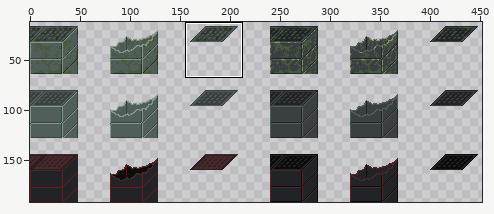
Sprite sheet -- Assets/SpriteEXTowerFlip.png. Above, an overview of the earlier version with the close-up marked.
Close-up. The starting point:
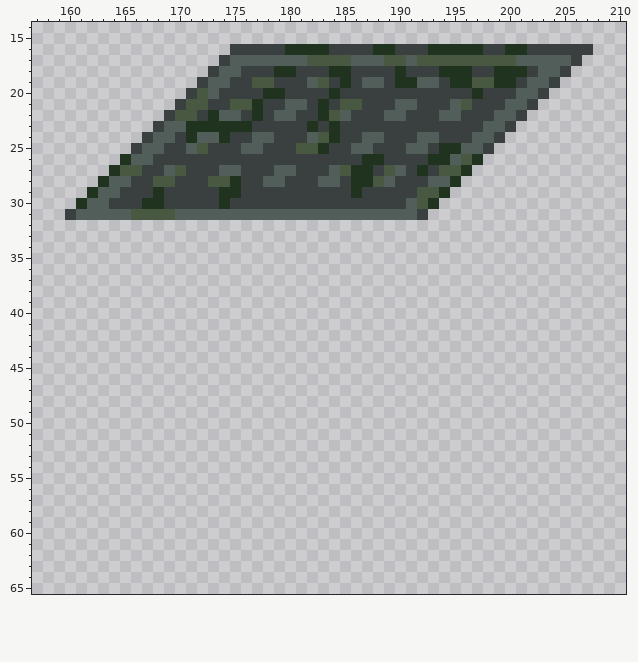
The file is 1792x768 pixels, drawn in blocks of 4x4; one block is one cell here. Colours within 5 levels of each other are drawn and written as one. Shown: x 157..210, y 14..65. The old version is drawn lined up with the new one, on the new canvas. The wide view leaves out empty margins.
Once edited:
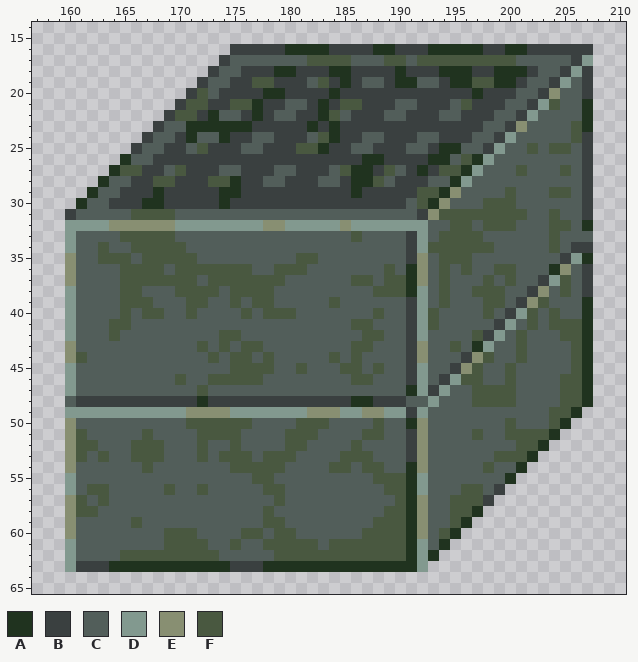
Palette (. is transparent): A #20331f  B #3a4040  C #525e5a  D #82998f  E #888f72  F #495840
What changed:
canvas 448x192 -> 742x192
@@ x 157..210 @@
 16 ..................BBBBBAAAABBBBAABBBAAAAABBAABBBBBB...
-17 .................BCCCCCCCFFFFCCCFFCFFFFFFFFFCCCCCB....
-18 ................BCCBBBAABBBAABBBBABBBAAABBAAABCCB.....
-19 ...............BCCBBFFBBBCFBABCCBAACCBAAFFAABCCB......
-20 ..............BFCBBBBAABBBBABBBBBBBBBBBBABBBCCB.......
-21 .............BFFBBFFABBCCBABFFBBBCCBBBCFBBBCCB........
-22 ............BFFBACCBABCCBBAFCBBBCCBBBCCBBBCCB.........
-23 ...........BCCAAAAAABBBBBABABBBBBBBBBBBBBCCB..........
-24 ..........BCCBACCABBCCBBBCFABBCCBBBCCBBBCCB...........
-25 .........BCCBBCFBBBCCBBBFFABBCCBBBCCBAACCB............
-26 ........ACCBBBBBBBBBBBBBBBBBBBAABBBBAACFA.............
-27 .......AFFBBCFBBBCCBBBCCBBBCFAABFCBABFFA..............
-28 ......ACCBBFFBBBFFABBCCBBBCCBAAFCBBBCCA...............
-29 .....ACCBBBABBBBBAABBBBBBBBBBABBBBBFFA................
-30 ....ACCBBBAABBBBBABBBBBBBBBBBBBBBBCFA.................
-31 ...BCCCCCFFFFCCCCCCCCCCCCCCCCCCCCCCB..................
-32 ......................................................
-33 ......................................................
-34 ......................................................
-35 ......................................................
-36 ......................................................
-37 ......................................................
-38 ......................................................
-39 ......................................................
-40 ......................................................
-41 ......................................................
-42 ......................................................
-43 ......................................................
-44 ......................................................
-45 ......................................................
-46 ......................................................
-47 ......................................................
-48 ......................................................
-49 ......................................................
-50 ......................................................
-51 ......................................................
-52 ......................................................
-53 ......................................................
-54 ......................................................
-55 ......................................................
-56 ......................................................
-57 ......................................................
-58 ......................................................
-59 ......................................................
-60 ......................................................
-61 ......................................................
-62 ......................................................
-63 ......................................................
+17 .................BCCCCCCCFFFFCCCFFCFFFFFFFFFCCCCCBD...
+18 ................BCCBBBAABBBAABBBBABBBAAABBAAABCCBDB...
+19 ...............BCCBBFFBBBCFBABCCBAACCBAAFFAABCCBDCB...
+20 ..............BFCBBBBAABBBBABBBBBBBBBBBBABBBCCBECCB...
+21 .............BFFBBFFABBCCBABFFBBBCCBBBCFBBBCCBDFCCA...
+22 ............BFFBACCBABCCBBAFCBBBCCBBBCCBBBCCBDCCCCA...
+23 ...........BCCAAAAAABBBBBABABBBBBBBBBBBBBCCBECCCCFA...
+24 ..........BCCBACCABBCCBBBCFABBCCBBBCCBBBCCBDCCCCCFB...
+25 .........BCCBBCFBBBCCBBBFFABBCCBBBCCBAACCBDCCFCFFCB...
+26 ........ACCBBBBBBBBBBBBBBBBBBBAABBBBAACFADCCCCCCCCB...
+27 .......AFFBBCFBBBCCBBBCCBBBCFAABFCBABFFADCCCFCCCFCB...
+28 ......ACCBBFFBBBFFABBCCBBBCCBAAFCBBBCCADCCCCCCCCCCB...
+29 .....ACCBBBABBBBBAABBBBBBBBBBABBBBBFFAECCCCFCCCFFCB...
+30 ....ACCBBBAABBBBBABBBBBBBBBBBBBBBBCFAECCCFFFCCCCCCB...
+31 ...BCCCCCFFFFCCCCCCCCCCCCCCCCCCCCCCBEFFFFFFFFCCFCCB...
+32 ...DDDDEEEEEEDDDDDDDDEEDDDDDEDDDDDDDCCFFCFFFCCCFFCA...
+33 ...DCCCCFFFFFCCCCCCCCCCCCCCCCFCCCCBDCFFFFCCCCCCFCCC...
+34 ...DCCFCCFFFFFCCCCCCCCCCCCCCCCCCCCBDFFFFFFCCCCCFCBB...
+35 ...ECCFFFCFFFFFCCCCCCCCCFFCCCCCCCCBECFFFCCCCCCCCBDA...
+36 ...ECCCCFFFFCFFFFFFFCCFFFCCCCCCCFCAECFCFCCFFCCCAECB...
+37 ...ECCCCFFFFFFFCFFFFFFFCCCCCCFFCFFAECFCCCFCFCCBDFCB...
+38 ...DCCCCFFCCCFFFFCFFFFCCCCCCCCCFFFADCFCCFFFCCBECFCB...
+39 ...DCCCCFFFCCCFFCCFCFFCCCCCFCCCCCCBDCFCCCFFCBEFCCCA...
+40 ...DCCCCFCFFCCFCCCCFCFFFCCCCCCCFCCBDFCCCCFCBDFCFCCA...
+41 ...DCCCFFCCCCCCCCCCCCCCCCCCCCFFCCCBDFCCCCCBDCFCFFFA...
+42 ...DCCCFCCCCCCCCCFFCCCCCCCCCCCFFCCBDCCCCFBDCFCCCFFA...
+43 ...ECCCCCCCCCCCFCFCFFCCCCCCCCFFCCCBECCFCADCCFCCCCFA...
+44 ...EFCCCCCCCCCCCFCFFCFCCCCCFCFCCCCBECCCBEFCCFCCCCFA...
+45 ...DCCCCCCCCCCCCCCFFFFCCFCCCFFCFCCBDCCBEFCCFCCCCCFA...
+46 ...DCCCCCCCCCFCCFFFFFCCCCCCCCFFCCCBDCBDFFCCFCCCCFFA...
+47 ...DCCCCCCCCCCCFCCCCCCCCCCCCCCCCCCADBDCCFFFFCCCCFFA...
+48 ...CBBBBBBBBBBBABBBBBBBBBBBBBAABBBCCDCCCFFFFCCCCFFA...
+49 ...DDDDDDDDDDDEEEEDDDDDDDEEEDDEEDDBDCCCCCCCCCCCFFA....
+50 ...ECCCCCCCCCCFFFFFFCCCCFFFCCCCFCCAECCCCCCCFCCCFA.....
+51 ...EFCCCCCFCCCCFFFFCCCCFFFCCCCFFCCBECCCCFCCFFFFA......
+52 ...EFFCCCFFFCCCFCCFCCCCFFCCCCFCCCCBECCCCCCCCFFA.......
+53 ...EFCFCCFFFCCCFCFFFCFFFCCCCFFFCCCBECCCCCCFFFA........
+54 ...ECCCCCCFCCCCCCCFFFFFCCCCFFCFFCCAECCCCCFCCA.........
+55 ...DCCCCCCCCCCCCCCCCFFCCCCCCCCCFFFADCCCCCCCA..........
+56 ...DCFFCCCCCFCCFCCCCCFFCCCCCCCCCFFADCCCFFCB...........
+57 ...EFCFCCCCCCCCCCCCCCCFCCCCCCCCCCFAECCFFFB............
+58 ...EFFCCCCCCCCCCCCCCCFCCCCCCCCCCFFAECCFFA.............
+59 ...ECCCCCFCCCCCCCCCCCFFCCCCCCCCFFFAECCFA..............
+60 ...ECCCCCCCCFFFCCCCFFCFFCCCCCCFFFFAECFA...............
+61 ...DCCCCCCCCFFFFCCFCCFFFFFCFFFFFFFADCA................
+62 ...DCCCCFFFFFFFFFCCCCCFFFFFFFFFFFFADA.................
+63 ...DBBBAAAAAAAAAAABBBAAAAAAAAAAAAAAD..................
 64 ......................................................
Where, in picture pixels (left, top, right, bottom), the same in both close-ups:
added: (65, 55, 593, 572)
